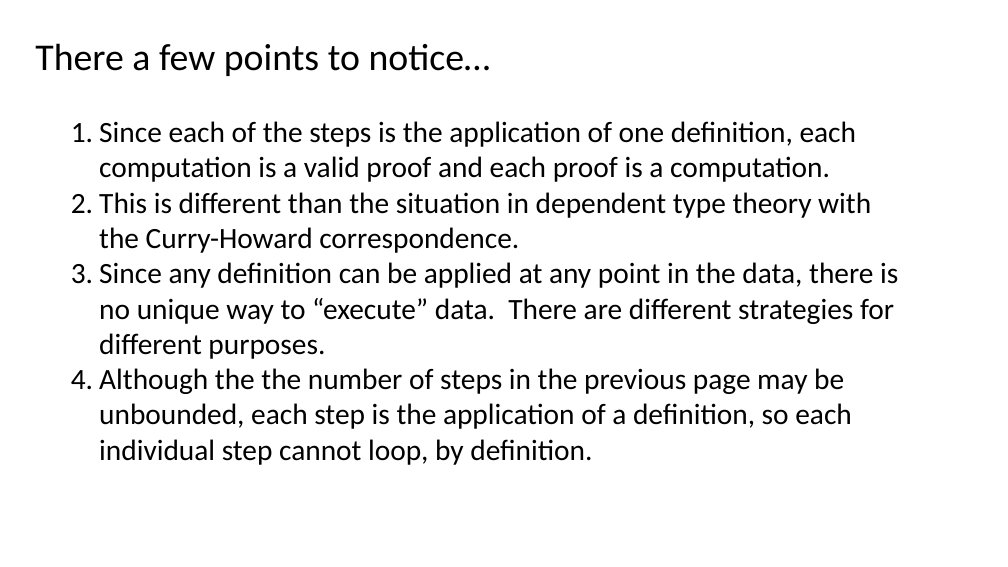
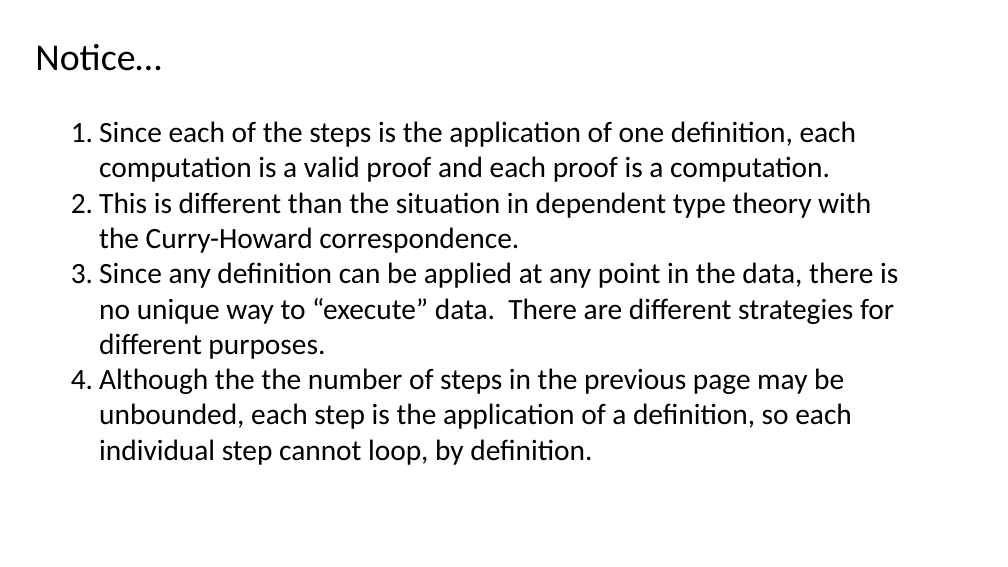
Before and after one commit to Saul-Youssef/coda, a slide deck: slide 16 of doc/talk/coda.pptx (slide 10 before the commit). Drawn at 1008x567 pixels with LibreOffice and Linux fonts; fonts in the diff are those of the drawing. Boxes give left, top, right and bottom in pixels: in the first picture for what was removed or moved away, otherwise in the second. Text is boxed around its words. In the diff, an @@ line names an element or a change of style, - is before the commit and + after.

```diff
--- a/doc/talk/coda.pptx
+++ b/doc/talk/coda.pptx
@@ text at (35,44,161,71): text changed @@
-There a few points to notice…
+Notice…
```
Also in this commit, not shown: 4 other slides changed, 8 slides added, 5 slides removed, 4 other files.
